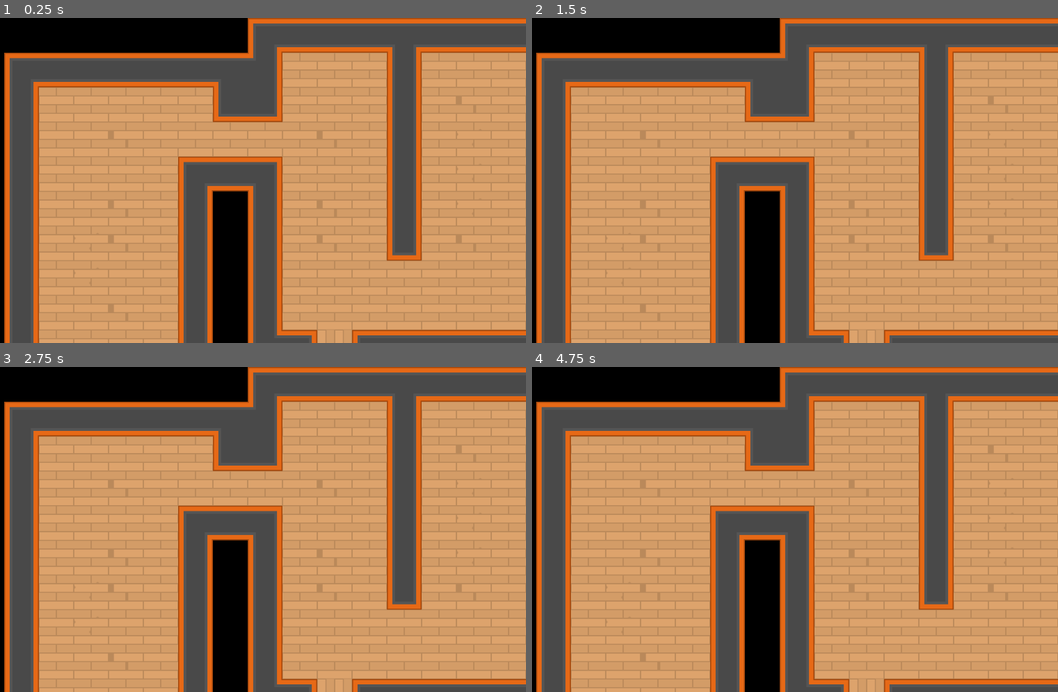
Above: before the commit, frames 1-4 (two rows, left to right).
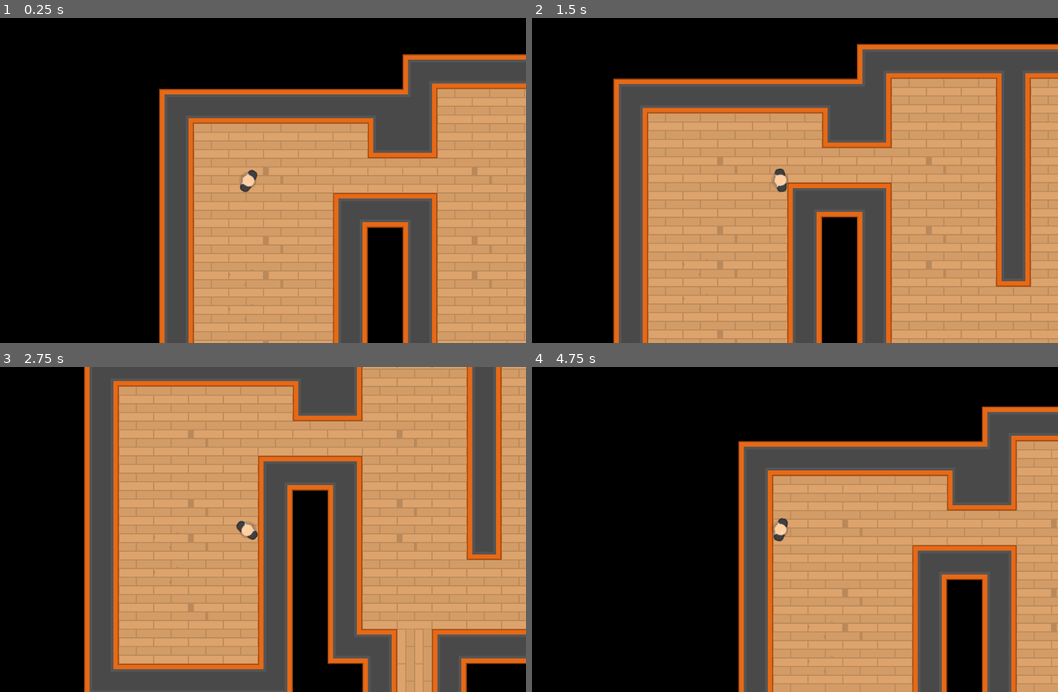
Above: after the commit, the same moments.

Repository: ColinJWright/HeistMeisters
Game: Godot game, scene res://Levels/TemplateLevel.tscn
Same seed, same stepped clock (60 frames per second), same inputs: the game is played once before the commit and once after it. This scene is started directly instead of the project's main scene.
Inputs (mouse positions are in pixels of both pictures, inside the frame that each line leads up to):
- Up to frame 1 (0.25 s): no input
- Up to frame 2 (1.5 s): tap Enter at 0.5 s; move the mouse to (900, 164) at 0.52 s; hold D (move_right) 0.53-1.28 s; move the mouse to (668, 196) at 1.27 s; hold S (move_down) from 1.28 s (still down)
- Up to frame 3 (2.75 s): move the mouse to (305, 458) at 2.02 s; release S (move_down) at 2.03 s; hold D (move_right) from 2.03 s (still down)
- Up to frame 4 (4.75 s): move the mouse to (752, 594) at 2.77 s; release D (move_right) at 2.78 s; hold W (move_up) 2.78-3.53 s; move the mouse to (947, 578) at 3.52 s; hold A (move_left) from 3.53 s (still down); move the mouse to (610, 480) at 4.27 s

The runs differ from the first frame. In frame 1, 73% of the frame differs, in the area x 0-100%, y 0-100%; in frame 2, 63%; in frame 3, 72%; in frame 4, 76%.

Commit message:
Lesson 46 complete. Added collision to the walls and the Player (with Camera) to the Template Level

Diff:
--- a/Characters/Player.tscn
+++ b/Characters/Player.tscn
@@ -11,5 +11,4 @@
 texture = ExtResource( 3 )
 
 [node name="CollisionShape2D" parent="." index="1"]
-visible = true
 position = Vector2( -1.66854, -0.667412 )
--- a/Levels/TemplateLevel.tscn
+++ b/Levels/TemplateLevel.tscn
@@ -1,6 +1,7 @@
-[gd_scene load_steps=2 format=2]
+[gd_scene load_steps=3 format=2]
 
 [ext_resource path="res://Tiles/tiles.tres" type="TileSet" id=1]
+[ext_resource path="res://Characters/Player.tscn" type="PackedScene" id=2]
 
 [node name="TemplateLevel" type="Node2D"]
 
@@ -8,3 +9,9 @@
 tile_set = ExtResource( 1 )
 format = 1
 tile_data = PoolIntArray( 8, 2, 0, 9, 2, 2, 10, 2, 2, 11, 2, 2, 12, 2, 3, 13, 2, 2, 14, 2, 2, 15, 2, 2, 16, 2, 1, 65537 …(3863 unchanged characters)…
+
+[node name="Player" parent="TileMap" instance=ExtResource( 2 )]
+position = Vector2( 226.725, 233.082 )
+
+[node name="Camera2D" type="Camera2D" parent="TileMap/Player"]
+current = true
--- a/Tiles/tiles.tres
+++ b/Tiles/tiles.tres
@@ -1,6 +1,150 @@
-[gd_resource type="TileSet" load_steps=2 format=2]
+[gd_resource type="TileSet" load_steps=50 format=2]
 
 [ext_resource path="res://GFX/Tilesheet/tilesheet_complete.png" type="Texture" id=1]
+
+[sub_resource type="ConvexPolygonShape2D" id=1]
+points = PoolVector2Array( 0, 0, 64, 0, 64, 64, 0, 64 )
+
+[sub_resource type="ConvexPolygonShape2D" id=2]
+points = PoolVector2Array( 0, 0, 64, 0, 64, 64, 0, 64 )
+
+[sub_resource type="ConvexPolygonShape2D" id=3]
+points = PoolVector2Array( 0, 0, 64, 0, 64, 64, 0, 64 )
+
+[sub_resource type="ConvexPolygonShape2D" id=4]
+points = PoolVector2Array( 0, 0, 64, 0, 64, 64, 0, 64 )
+
+[sub_resource type="ConvexPolygonShape2D" id=5]
+points = PoolVector2Array( 0, 0, 64, 0, 64, 64, 0, 64 )
+
+[sub_resource type="ConvexPolygonShape2D" id=6]
+points = PoolVector2Array( 0, 0, 64, 0, 64, 64, 0, 64 )
+
+[sub_resource type="ConvexPolygonShape2D" id=7]
+points = PoolVector2Array( 0, 0, 64, 0, 64, 64, 0, 64 )
+
+[sub_resource type="ConvexPolygonShape2D" id=8]
+points = PoolVector2Array( 0, 0, 64, 0, 64, 64, 0, 64 )
+
+[sub_resource type="ConvexPolygonShape2D" id=9]
+points = PoolVector2Array( 0, 0, 64, 0, 64, 64, 0, 64 )
+
+[sub_resource type="ConvexPolygonShape2D" id=10]
+points = PoolVector2Array( 0, 0, 64, 0, 64, 64, 0, 64 )
+
+[sub_resource type="ConvexPolygonShape2D" id=11]
+points = PoolVector2Array( 0, 0, 64, 0, 64, 64, 0, 64 )
+
+[sub_resource type="ConvexPolygonShape2D" id=12]
+points = PoolVector2Array( 0, 0, 64, 0, 64, 64, 0, 64 )
+
+[sub_resource type="ConvexPolygonShape2D" id=13]
+points = PoolVector2Array( 0, 0, 64, 0, 64, 64, 0, 64 )
+
+[sub_resource type="ConvexPolygonShape2D" id=14]
+points = PoolVector2Array( 0, 0, 64, 0, 64, 64, 0, 64 )
+
+[sub_resource type="ConvexPolygonShape2D" id=15]
+points = PoolVector2Array( 0, 0, 64, 0, 64, 64, 0, 64 )
+
+[sub_resource type="ConvexPolygonShape2D" id=16]
+points = PoolVector2Array( 0, 0, 64, 0, 64, 64, 0, 64 )
+
+[sub_resource type="ConvexPolygonShape2D" id=17]
+points = PoolVector2Array( 0, 0, 64, 0, 64, 64, 0, 64 )
+
+[sub_resource type="ConvexPolygonShape2D" id=18]
+points = PoolVector2Array( 0, 0, 64, 0, 64, 64, 0, 64 )
+
+[sub_resource type="ConvexPolygonShape2D" id=19]
+points = PoolVector2Array( 0, 0, 64, 0, 64, 64, 0, 64 )
+
+[sub_resource type="ConvexPolygonShape2D" id=20]
+points = PoolVector2Array( 0, 0, 64, 0, 64, 64, 0, 64 )
+
+[sub_resource type="ConvexPolygonShape2D" id=21]
+points = PoolVector2Array( 0, 0, 64, 0, 64, 64, 0, 64 )
+
+[sub_resource type="ConvexPolygonShape2D" id=22]
+points = PoolVector2Array( 64, 64, 0, 64, 0, 0, 64, 0 )
+
+[sub_resource type="ConvexPolygonShape2D" id=23]
+points = PoolVector2Array( 0, 0, 64, 0, 64, 64, 0, 64 )
+
+[sub_resource type="ConvexPolygonShape2D" id=24]
+points = PoolVector2Array( 0, 0, 64, 0, 64, 64, 0, 64 )
+
+[sub_resource type="ConvexPolygonShape2D" id=25]
+points = PoolVector2Array( 0, 0, 64, 0, 64, 64, 0, 64 )
+
+[sub_resource type="ConvexPolygonShape2D" id=26]
+points = PoolVector2Array( 0, 0, 64, 0, 64, 64, 0, 64 )
+
+[sub_resource type="ConvexPolygonShape2D" id=27]
+points = PoolVector2Array( 0, 0, 64, 0, 64, 64, 0, 64 )
+
+[sub_resource type="ConvexPolygonShape2D" id=28]
+points = PoolVector2Array( 0, 0, 64, 0, 64, 64, 0, 64 )
+
+[sub_resource type="ConvexPolygonShape2D" id=29]
+points = PoolVector2Array( 0, 0, 64, 0, 64, 64, 0, 64 )
+
+[sub_resource type="ConvexPolygonShape2D" id=30]
+points = PoolVector2Array( 0, 0, 64, 0, 64, 64, 0, 64 )
+
+[sub_resource type="ConvexPolygonShape2D" id=31]
+points = PoolVector2Array( 0, 0, 64, 0, 64, 64, 0, 64 )
+
+[sub_resource type="ConvexPolygonShape2D" id=32]
+points = PoolVector2Array( 0, 0, 64, 0, 64, 64, 0, 64 )
+
+[sub_resource type="ConvexPolygonShape2D" id=33]
+points = PoolVector2Array( 0, 0, 64, 0, 64, 64, 0, 64 )
+
+[sub_resource type="ConvexPolygonShape2D" id=34]
+points = PoolVector2Array( 0, 0, 64, 0, 64, 64, 0, 64 )
+
+[sub_resource type="ConvexPolygonShape2D" id=35]
+points = PoolVector2Array( 0, 0, 64, 0, 64, 64, 0, 64 )
+
+[sub_resource type="ConvexPolygonShape2D" id=36]
+points = PoolVector2Array( 0, 0, 64, 0, 64, 64, 0, 64 )
+
+[sub_resource type="ConvexPolygonShape2D" id=37]
+points = PoolVector2Array( 0, 0, 64, 0, 64, 64, 0, 64 )
+
+[sub_resource type="ConvexPolygonShape2D" id=38]
+points = PoolVector2Array( 0, 0, 64, 0, 64, 64, 0, 64 )
+
+[sub_resource type="ConvexPolygonShape2D" id=39]
+points = PoolVector2Array( 0, 0, 64, 0, 64, 64, 0, 64 )
+
+[sub_resource type="ConvexPolygonShape2D" id=40]
+points = PoolVector2Array( 0, 0, 64, 0, 64, 64, 0, 64 )
+
+[sub_resource type="ConvexPolygonShape2D" id=41]
+points = PoolVector2Array( 0, 0, 64, 0, 64, 64, 0, 64 )
+
+[sub_resource type="ConvexPolygonShape2D" id=42]
+points = PoolVector2Array( 0, 0, 64, 0, 64, 64, 0, 64 )
+
+[sub_resource type="ConvexPolygonShape2D" id=43]
+points = PoolVector2Array( 0, 0, 64, 0, 64, 64, 0, 64 )
+
+[sub_resource type="ConvexPolygonShape2D" id=44]
+points = PoolVector2Array( 0, 0, 64, 0, 64, 64, 0, 64 )
+
+[sub_resource type="ConvexPolygonShape2D" id=45]
+points = PoolVector2Array( 0, 0, 64, 0, 64, 64, 0, 64 )
+
+[sub_resource type="ConvexPolygonShape2D" id=46]
+points = PoolVector2Array( 0, 0, 64, 0, 64, 64, 0, 64 )
+
+[sub_resource type="ConvexPolygonShape2D" id=47]
+points = PoolVector2Array( 0, 0, 64, 0, 64, 64, 0, 64 )
+
+[sub_resource type="ConvexPolygonShape2D" id=48]
+points = PoolVector2Array( 0, 0, 64, 0, 64, 64, 0, 64 )
 
 [resource]
 2/name = "Walls"
@@ -10,7 +154,7 @@
 2/region = Rect2( 0, 256, 576, 384 )
 2/tile_mode = 1
 2/autotile/bitmask_mode = 1
-2/autotile/bitmask_flags = [ Vector2( 0, 0 ), 176, Vector2(  …(1004 unchanged characters)… , 216, Vector2( 8, 1 ), 27, Vector2( 8, 2 ), 16, Vector2( 8, 4 ), 2, Vector2( 8, 5 ), 32 ]
+2/autotile/bitmask_flags = [ Vector2( 0, 0 ), 176, Vector2(  …(1004 unchanged characters)… , 216, Vector2( 8, 1 ), 27, Vector2( 8, 4 ), 2, Vector2( 8, 5 ), 32 ]
 2/autotile/icon_coordinate = Vector2( 6, 3 )
 2/autotile/tile_size = Vector2( 64, 64 )
 2/autotile/spacing = 0
@@ -22,9 +166,298 @@
 2/navigation_offset = Vector2( 0, 0 )
 2/shape_offset = Vector2( 0, 0 )
 2/shape_transform = Transform2D( 1, 0, 0, 1, 0, 0 )
+2/shape = SubResource( 1 )
 2/shape_one_way = false
-2/shape_one_way_margin = 0.0
-2/shapes = [  ]
+2/shape_one_way_margin = 1.0
+2/shapes = [ {
+"autotile_coord": Vector2( 0, 0 ),
+"one_way": false,
+"one_way_margin": 1.0,
+"shape": SubResource( 1 ),
+"shape_transform": Transform2D( 1, 0, 0, 1, 0, 0 )
+}, {
+"autotile_coord": Vector2( 1, 0 ),
+"one_way": false,
+"one_way_margin": 1.0,
+"shape": SubResource( 2 ),
+"shape_transform": Transform2D( 1, 0, 0, 1, 0, 0 )
+}, {
+"autotile_coord": Vector2( 2, 0 ),
+"one_way": false,
+"one_way_margin": 1.0,
+"shape": SubResource( 3 ),
+"shape_transform": Transform2D( 1, 0, 0, 1, 0, 0 )
+}, {
+"autotile_coord": Vector2( 3, 0 ),
+"one_way": false,
+"one_way_margin": 1.0,
+"shape": SubResource( 4 ),
+"shape_transform": Transform2D( 1, 0, 0, 1, 0, 0 )
+}, {
+"autotile_coord": Vector2( 4, 0 ),
+"one_way": false,
+"one_way_margin": 1.0,
+"shape": SubResource( 5 ),
+"shape_transform": Transform2D( 1, 0, 0, 1, 0, 0 )
+}, {
+"autotile_coord": Vector2( 5, 0 ),
+"one_way": false,
+"one_way_margin": 1.0,
+"shape": SubResource( 6 ),
+"shape_transform": Transform2D( 1, 0, 0, 1, 0, 0 )
+}, {
+"autotile_coord": Vector2( 6, 0 ),
+"one_way": false,
+"one_way_margin": 1.0,
+"shape": SubResource( 7 ),
+"shape_transform": Transform2D( 1, 0, 0, 1, 0, 0 )
+}, {
+"autotile_coord": Vector2( 7, 0 ),
+"one_way": false,
+"one_way_margin": 1.0,
+"shape": SubResource( 8 ),
+"shape_transform": Transform2D( 1, 0, 0, 1, 0, 0 )
+}, {
+"autotile_coord": Vector2( 8, 0 ),
+"one_way": false,
+"one_way_margin": 1.0,
+"shape": SubResource( 9 ),
+"shape_transform": Transform2D( 1, 0, 0, 1, 0, 0 )
+}, {
+"autotile_coord": Vector2( 8, 1 ),
+"one_way": false,
+"one_way_margin": 1.0,
+"shape": SubResource( 10 ),
+"shape_transform": Transform2D( 1, 0, 0, 1, 0, 0 )
+}, {
+"autotile_coord": Vector2( 7, 1 ),
+"one_way": false,
+"one_way_margin": 1.0,
+"shape": SubResource( 11 ),
+"shape_transform": Transform2D( 1, 0, 0, 1, 0, 0 )
+}, {
+"autotile_coord": Vector2( 6, 1 ),
+"one_way": false,
+"one_way_margin": 1.0,
+"shape": SubResource( 12 ),
+"shape_transform": Transform2D( 1, 0, 0, 1, 0, 0 )
+}, {
+"autotile_coord": Vector2( 5, 1 ),
+"one_way": false,
+"one_way_margin": 1.0,
+"shape": SubResource( 13 ),
+"shape_transform": Transform2D( 1, 0, 0, 1, 0, 0 )
+}, {
+"autotile_coord": Vector2( 4, 1 ),
+"one_way": false,
+"one_way_margin": 1.0,
+"shape": SubResource( 14 ),
+"shape_transform": Transform2D( 1, 0, 0, 1, 0, 0 )
+}, {
+"autotile_coord": Vector2( 3, 1 ),
+"one_way": false,
+"one_way_margin": 1.0,
+"shape": SubResource( 15 ),
+"shape_transform": Transform2D( 1, 0, 0, 1, 0, 0 )
+}, {
+"autotile_coord": Vector2( 2, 1 ),
+"one_way": false,
+"one_way_margin": 1.0,
+"shape": SubResource( 16 ),
+"shape_transform": Transform2D( 1, 0, 0, 1, 0, 0 )
+}, {
+"autotile_coord": Vector2( 1, 1 ),
+"one_way": false,
+"one_way_margin": 1.0,
+"shape": SubResource( 17 ),
+"shape_transform": Transform2D( 1, 0, 0, 1, 0, 0 )
+}, {
+"autotile_coord": Vector2( 0, 1 ),
+"one_way": false,
+"one_way_margin": 1.0,
+"shape": SubResource( 18 ),
+"shape_transform": Transform2D( 1, 0, 0, 1, 0, 0 )
+}, {
+"autotile_coord": Vector2( 0, 2 ),
+"one_way": false,
+"one_way_margin": 1.0,
+"shape": SubResource( 19 ),
+"shape_transform": Transform2D( 1, 0, 0, 1, 0, 0 )
+}, {
+"autotile_coord": Vector2( 1, 2 ),
+"one_way": false,
+"one_way_margin": 1.0,
+"shape": SubResource( 20 ),
+"shape_transform": Transform2D( 1, 0, 0, 1, 0, 0 )
+}, {
+"autotile_coord": Vector2( 2, 2 ),
+"one_way": false,
+"one_way_margin": 1.0,
+"shape": SubResource( 21 ),
+"shape_transform": Transform2D( 1, 0, 0, 1, 0, 0 )
+}, {
+"autotile_coord": Vector2( 3, 2 ),
+"one_way": false,
+"one_way_margin": 1.0,
+"shape": SubResource( 22 ),
+"shape_transform": Transform2D( 1, 0, 0, 1, 0, 0 )
+}, {
+"autotile_coord": Vector2( 4, 2 ),
+"one_way": false,
+"one_way_margin": 1.0,
+"shape": SubResource( 23 ),
+"shape_transform": Transform2D( 1, 0, 0, 1, 0, 0 )
+}, {
+"autotile_coord": Vector2( 5, 2 ),
+"one_way": false,
+"one_way_margin": 1.0,
+"shape": SubResource( 24 ),
+"shape_transform": Transform2D( 1, 0, 0, 1, 0, 0 )
+}, {
+"autotile_coord": Vector2( 6, 2 ),
+"one_way": false,
+"one_way_margin": 1.0,
+"shape": SubResource( 25 ),
+"shape_transform": Transform2D( 1, 0, 0, 1, 0, 0 )
+}, {
+"autotile_coord": Vector2( 6, 3 ),
+"one_way": false,
+"one_way_margin": 1.0,
+"shape": SubResource( 26 ),
+"shape_transform": Transform2D( 1, 0, 0, 1, 0, 0 )
+}, {
+"autotile_coord": Vector2( 5, 3 ),
+"one_way": false,
+"one_way_margin": 1.0,
+"shape": SubResource( 27 ),
+"shape_transform": Transform2D( 1, 0, 0, 1, 0, 0 )
+}, {
+"autotile_coord": Vector2( 4, 3 ),
+"one_way": false,
+"one_way_margin": 1.0,
+"shape": SubResource( 28 ),
+"shape_transform": Transform2D( 1, 0, 0, 1, 0, 0 )
+}, {
+"autotile_coord": Vector2( 3, 3 ),
+"one_way": false,
+"one_way_margin": 1.0,
+"shape": SubResource( 29 ),
+"shape_transform": Transform2D( 1, 0, 0, 1, 0, 0 )
+}, {
+"autotile_coord": Vector2( 2, 3 ),
+"one_way": false,
+"one_way_margin": 1.0,
+"shape": SubResource( 30 ),
+"shape_transform": Transform2D( 1, 0, 0, 1, 0, 0 )
+}, {
+"autotile_coord": Vector2( 1, 3 ),
+"one_way": false,
+"one_way_margin": 1.0,
+"shape": SubResource( 31 ),
+"shape_transform": Transform2D( 1, 0, 0, 1, 0, 0 )
+}, {
+"autotile_coord": Vector2( 0, 3 ),
+"one_way": false,
+"one_way_margin": 1.0,
+"shape": SubResource( 32 ),
+"shape_transform": Transform2D( 1, 0, 0, 1, 0, 0 )
+}, {
+"autotile_coord": Vector2( 0, 4 ),
+"one_way": false,
+"one_way_margin": 1.0,
+"shape": SubResource( 33 ),
+"shape_transform": Transform2D( 1, 0, 0, 1, 0, 0 )
+}, {
+"autotile_coord": Vector2( 1, 4 ),
+"one_way": false,
+"one_way_margin": 1.0,
+"shape": SubResource( 34 ),
+"shape_transform": Transform2D( 1, 0, 0, 1, 0, 0 )
+}, {
+"autotile_coord": Vector2( 2, 4 ),
+"one_way": false,
+"one_way_margin": 1.0,
+"shape": SubResource( 35 ),
+"shape_transform": Transform2D( 1, 0, 0, 1, 0, 0 )
+}, {
+"autotile_coord": Vector2( 3, 4 ),
+"one_way": false,
+"one_way_margin": 1.0,
+"shape": SubResource( 36 ),
+"shape_transform": Transform2D( 1, 0, 0, 1, 0, 0 )
+}, {
+"autotile_coord": Vector2( 4, 4 ),
+"one_way": false,
+"one_way_margin": 1.0,
+"shape": SubResource( 37 ),
+"shape_transform": Transform2D( 1, 0, 0, 1, 0, 0 )
+}, {
+"autotile_coord": Vector2( 5, 4 ),
+"one_way": false,
+"one_way_margin": 1.0,
+"shape": SubResource( 38 ),
+"shape_transform": Transform2D( 1, 0, 0, 1, 0, 0 )
+}, {
+"autotile_coord": Vector2( 6, 4 ),
+"one_way": false,
+"one_way_margin": 1.0,
+"shape": SubResource( 39 ),
+"shape_transform": Transform2D( 1, 0, 0, 1, 0, 0 )
+}, {
+"autotile_coord": Vector2( 6, 5 ),
+"one_way": false,
+"one_way_margin": 1.0,
+"shape": SubResource( 40 ),
+"shape_transform": Transform2D( 1, 0, 0, 1, 0, 0 )
+}, {
+"autotile_coord": Vector2( 5, 5 ),
+"one_way": false,
+"one_way_margin": 1.0,
+"shape": SubResource( 41 ),
+"shape_transform": Transform2D( 1, 0, 0, 1, 0, 0 )
+}, {
+"autotile_coord": Vector2( 4, 5 ),
+"one_way": false,
+"one_way_margin": 1.0,
+"shape": SubResource( 42 ),
+"shape_transform": Transform2D( 1, 0, 0, 1, 0, 0 )
+}, {
+"autotile_coord": Vector2( 3, 5 ),
+"one_way": false,
+"one_way_margin": 1.0,
+"shape": SubResource( 43 ),
+"shape_transform": Transform2D( 1, 0, 0, 1, 0, 0 )
+}, {
+"autotile_coord": Vector2( 2, 5 ),
+"one_way": false,
+"one_way_margin": 1.0,
+"shape": SubResource( 44 ),
+"shape_transform": Transform2D( 1, 0, 0, 1, 0, 0 )
+}, {
+"autotile_coord": Vector2( 1, 5 ),
+"one_way": false,
+"one_way_margin": 1.0,
+"shape": SubResource( 45 ),
+"shape_transform": Transform2D( 1, 0, 0, 1, 0, 0 )
+}, {
+"autotile_coord": Vector2( 14, 8 ),
+"one_way": false,
+"one_way_margin": 1.0,
+"shape": SubResource( 46 ),
+"shape_transform": Transform2D( 1, 0, 0, 1, 0, 0 )
+}, {
+"autotile_coord": Vector2( 0, 5 ),
+"one_way": false,
+"one_way_margin": 1.0,
+"shape": SubResource( 47 ),
+"shape_transform": Transform2D( 1, 0, 0, 1, 0, 0 )
+}, {
+"autotile_coord": Vector2( 7, 2 ),
+"one_way": false,
+"one_way_margin": 1.0,
+"shape": SubResource( 48 ),
+"shape_transform": Transform2D( 1, 0, 0, 1, 0, 0 )
+} ]
 2/z_index = 0
 3/name = "Floor1"
 3/texture = ExtResource( 1 )
